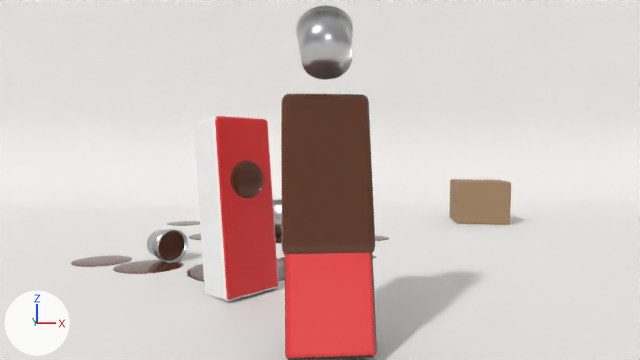
An edit to the Blender file blender/kylling_previs/kylling_previs.blend, drawn before and after from the same camera.
Rendered twice from the file's camera 'CAM_04_Ende'. The axes (+X, +Y, +Z) are drawn at lower left. The lights are the same throughout. The picture after the commit comes second. Both versions are drawn at frame 698 of the action 'GuttAction'; the numbers are the values there.

In view in the first picture: 'Dam_Spann_Jente', 'Flekk_Jente', 'Gutt', 'Gutt_Malingsdrakt', 'Jente', 'Prop_Trekasse', 'Spann_Gutt', 'Spann_Jente', 'Spann_Jente_Maling', 'Studio_Cyclorama' and 6 more.
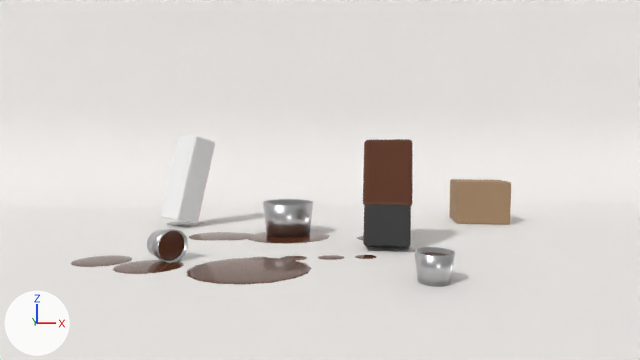
What differs and where, as boxes [x1, y1, x2, y2] in the pictures (640 x 360 px):
'Gutt_Malingsdrakt', moved, turned, rescaled
    before: [281, 94, 375, 255]
    after: [363, 139, 413, 206]
'Jente', moved, turned, rescaled
    before: [194, 116, 278, 301]
    after: [161, 136, 215, 224]
'Gutt', moved, turned, rescaled
    before: [285, 253, 377, 360]
    after: [363, 205, 411, 248]
'Spann_Gutt', moved, turned
    before: [296, 5, 353, 80]
    after: [414, 247, 455, 287]
'Flekk_Jente', moved, turned, rescaled (not visible afterwards)
    before: [230, 161, 264, 198]
'Spann_Gutt_Maling', moved, turned (not visible before)
    after: [421, 252, 448, 256]
'Dam_Rundt_1', unchanged, uncovered by the edit
    before: [187, 258, 285, 282]
    after: [187, 258, 311, 284]
'Balje', unchanged, uncovered by the edit
    before: [273, 199, 282, 237]
    after: [263, 199, 313, 238]

The change in detail:
Object 'Gutt' (ob_gutt) moves from (0.3, -4.4, 0.0) to (1.537, -1.001, 0.041).
Object 'Gutt' (ob_gutt) turns from (-15, 0, 360) to (15, 0, 166) degrees about x, y and z.
Object 'Gutt' (ob_gutt) is rescaled from (0.933, 0.933, 1.15) to (1.02, 1.02, 0.971).
Object 'Jente' (ob_jente) moves from (-0.5, -2.9, 0.0) to (-2.249, 1.416, 0.119).
Object 'Jente' (ob_jente) turns from (-5.6, 0, 40) to (15, 0, 134) degrees about x, y and z.
Object 'Jente' (ob_jente) is rescaled from (0.954, 0.954, 1.1) to (0.987, 0.987, 1.03).
Object 'Spann_Gutt' (ob_spann_gutt) turns from (-35, 0, 0) to (0, 0, 0) degrees about x, y and z.
Object 'Spann_Gutt' (ob_spann_gutt) moves from (0.3, -4.2, 2.2) to (1.7, -2.7, 0.0).
